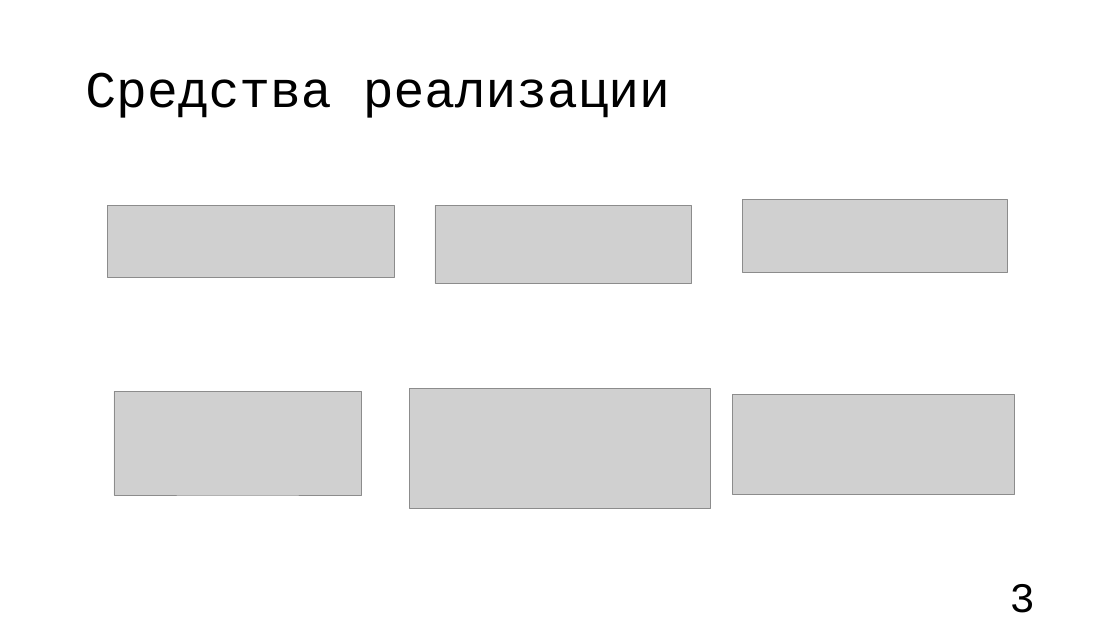
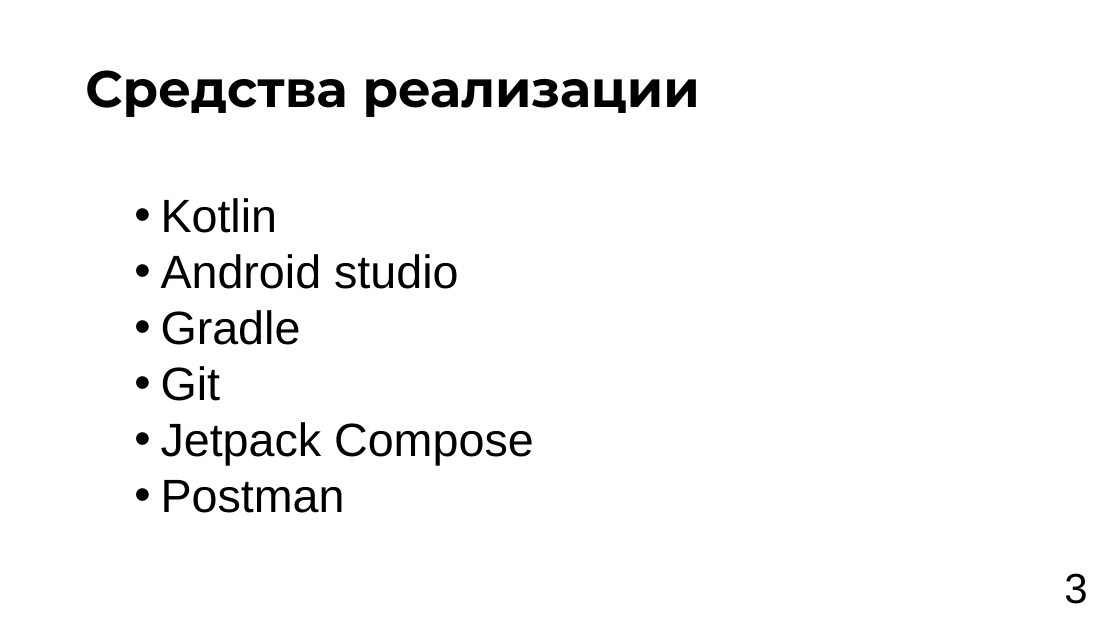
Before and after one commit to vafeenHub/VSU-scientific-activities_6-7-8-semester, a slide deck: slide 3 of Vafeen_3_61_presentation.pptx. Drawn at 1120x630 pixels with LibreOffice and Linux fonts; fonts in the diff are those of the drawing; grey boxes stand for pictures. Boxes give left, top, right and bottom in pixels: in the first picture for what was removed or moved away, otherwise in the second. Text is boxed around its words. In the diff, an @@ line names an element or a change of style, - is before the commit and + after.

```diff
--- a/Vafeen_3_61_presentation.pptx
+++ b/Vafeen_3_61_presentation.pptx
@@ title "Средства реализации" at bbox=[85, 70, 700, 117]: font Courier New to Montserrat, bold on @@
@@ picture removed at bbox=[108, 205, 395, 277] @@
@@ text added at bbox=[161, 198, 534, 513], 40 pt, text #000000 @@
+• Kotlin
+• Android studio
+• Gradle
+• Git
+• Jetpack Compose
+• Postman
@@ picture removed at bbox=[435, 206, 691, 284] @@
@@ picture removed at bbox=[743, 200, 1007, 272] @@
@@ picture removed at bbox=[410, 389, 710, 508] @@
@@ picture removed at bbox=[114, 392, 362, 495] @@
@@ picture removed at bbox=[733, 394, 1014, 494] @@
@@ page number: place and size @@
-page number at bbox=[1010, 584, 1035, 613]
+page number at bbox=[1064, 573, 1087, 604]
@@ page number at bbox=[1064, 573, 1087, 604]: font Courier New to Arial @@
```
Also in this commit, not shown: 11 other slides changed, 1 slide added, 1 slide removed, 1 other file.
